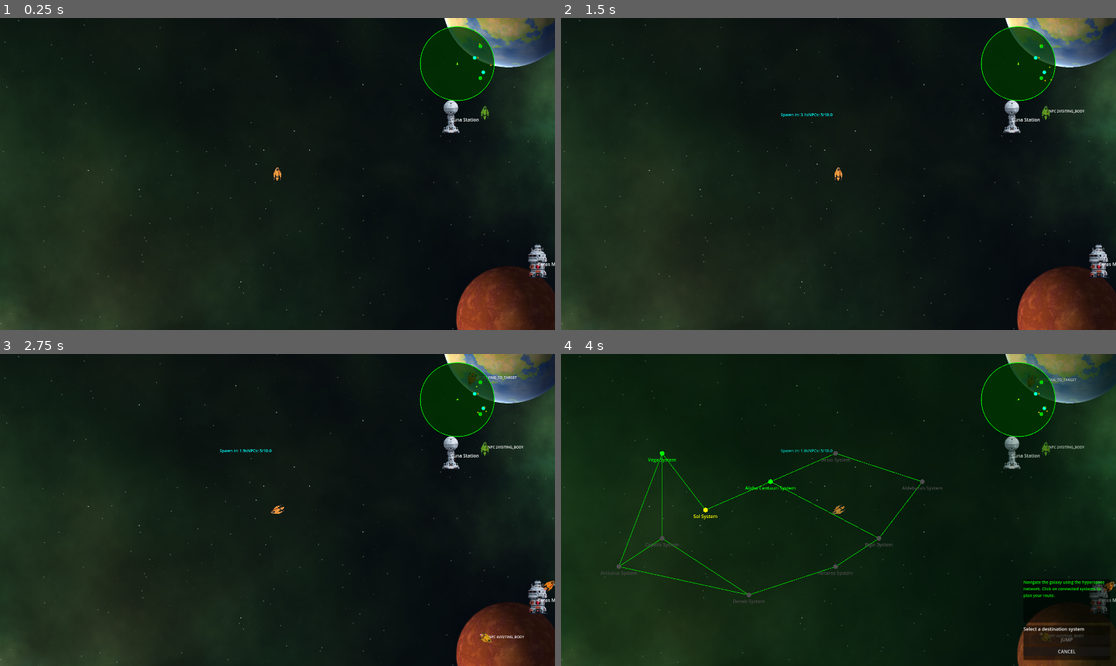
Above: before the commit, frames 1-4 (two rows, left to right).
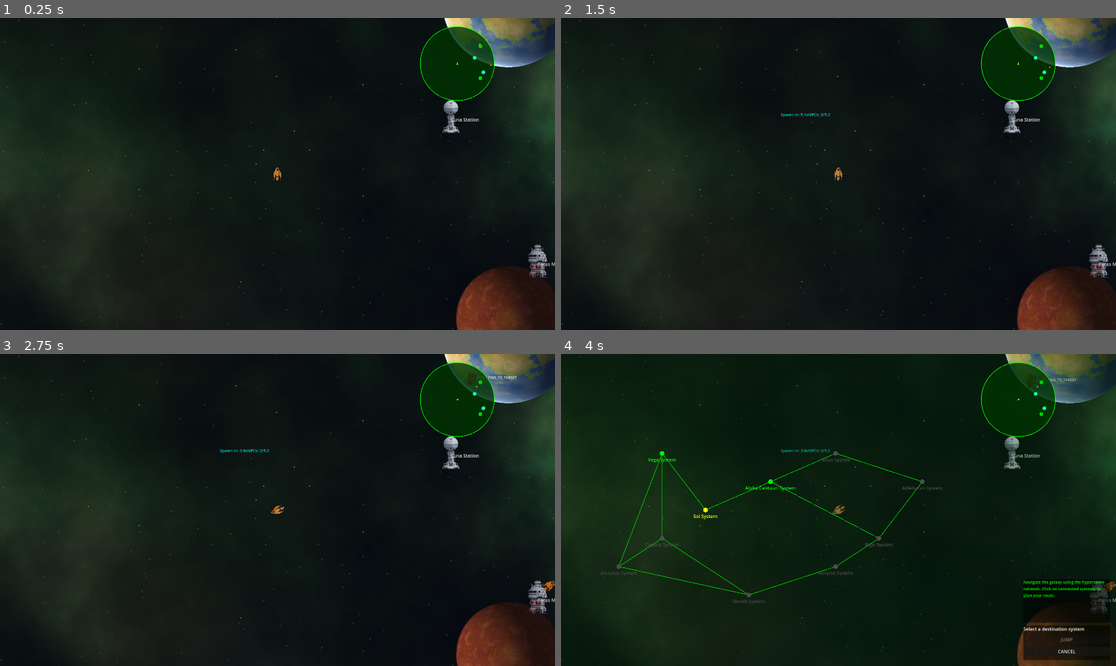
Above: after the commit, the same moments.

Repository: krets/GN_Prototype
Game: Godot game, scene res://scenes/Main.tscn
The game is run twice, just before and just after one commit, with the same random seed, the same clock (stepped at 60 frames per second) and the same inputs.
Inputs (mouse positions are in pixels of both pictures, inside the frame that each line leads up to):
- Up to frame 1 (0.25 s): no input
- Up to frame 2 (1.5 s): tap Enter (ui_accept) at 0.5, 0.77 s; move the mouse to (960, 158) at 0.52 s; hold Right (turn_right) 0.53-1.25 s; hold H (hyperspace) 0.53-1.25 s; click (960, 158) at 0.67 s; click "CANCEL" at 1.25 s
- Up to frame 3 (2.75 s): move the mouse to (166, 525) at 2.02 s; hold Left (turn_left) from 2.03 s (still down); tap Space (interact) at 2.1 s; tap Enter (ui_accept) at 2.27 s
- Up to frame 4 (4 s): move the mouse to (894, 441) at 2.77 s; release Left (turn_left) at 2.78 s; hold Right (turn_right) 2.78-3.53 s; hold H (hyperspace) 2.78-3.53 s; tap Enter (ui_accept) at 3.5, 3.77 s; move the mouse to (838, 510) at 3.52 s; hold Up (thrust) from 3.53 s (still down); tap Space (interact) at 3.6 s; click (838, 510) at 3.67 s

The runs differ from the first frame. In frame 1, 3.4% of the frame differs, in the area x 0-100%, y 0-100%; in frame 2, 3.5%; in frame 3, 3.6%; in frame 4, 1.7%.

Commit message:
Some tuning of planets and playing with nebulas
Now a lot of planets have new animation looks, a bit experimental but fun.

Diff:
--- a/data/universe.json
+++ b/data/universe.json
@@ -7,8 +7,8 @@
 	  "background": "res://backgrounds/sol_nebula.png",
 	  "connections": ["alpha_centauri", "vega_system"],
 	  "traffic": {
-		"spawn_frequency": 3.0,
-		"max_npcs": 10,
+		"spawn_frequency": 5.0,
+		"max_npcs": 5,
 		"spawn_frequency_variance": 3.0,
 		"npc_config": {
 		  "thrust_power": 520.0,
@@ -43,44 +43,59 @@
 		  "animations": {
 			"uv_offset_x": {
 			  "type": "linear",
-			  "rate": 0.02
+			  "rate": 0.01
 			},
 			"cloud_offset_x": {
 			  "type": "linear",
-			  "rate": 0.025
+			  "rate": 0.015
 			},
 			"rim_light_intensity": {
 			  "type": "sine",
 			  "rate": 2.0,
+			  "amplitude": 0.2
+			}
+		  }
+		},
+		{
+		  "id": "luna",
+		  "name": "Luna Station",
+		  "type": "station",
+		  "description": "Earth's moon mining facility",
+		  "position": { "x": 600, "y": -200 },
+		  "sprite": "res://sprites/stations/luna_station.png",
+		  "can_land": true,
+		  "services": ["outfitter", "commodity_exchange"],
+		  "government": "confederation",
+		  "tech_level": 4,
+		  "population": 50000
+		},
+		{
+		  "id": "mars",
+		  "name": "Mars",
+		  "type": "planet",
+		  "description": "The red planet, now a bustling colony world",
+		  "position": { "x": 800, "y": 500 },
+		  "scale": 0.8,
+		  "can_land": true,
+		  "services": ["shipyard", "outfitter", "commodity_exchange", "mission_computer"],
+		  "government": "confederation",
+		  "tech_level": 4,
+		  "population": 8000000000,
+		  "animations": {
+			"uv_offset_x": {
+			  "type": "linear",
+			  "rate": 0.012
+			},
+			"cloud_offset_x": {
+			  "type": "linear",
+			  "rate": 0.017
+			},
+			"rim_light_intensity": {
+			  "type": "sine",
+			  "rate": 3.0,
 			  "amplitude": 0.1
 			}
 		  }
-		},
-		{
-		  "id": "luna",
-		  "name": "Luna Station",
-		  "type": "station",
-		  "description": "Earth's moon mining facility",
-		  "position": { "x": 600, "y": -200 },
-		  "sprite": "res://sprites/stations/luna_station.png",
-		  "can_land": true,
-		  "services": ["outfitter", "commodity_exchange"],
-		  "government": "confederation",
-		  "tech_level": 4,
-		  "population": 50000
-		},
-		{
-		  "id": "mars",
-		  "name": "Mars",
-		  "type": "planet",
-		  "description": "The red planet, now a bustling colony world",
-		  "position": { "x": 800, "y": 500 },
-		  "scale": 0.8,
-		  "can_land": true,
-		  "services": ["shipyard", "outfitter", "commodity_exchange", "mission_computer"],
-		  "government": "confederation",
-		  "tech_level": 4,
-		  "population": 100000000
 		},
 		{
 		  "id": "asteroid_belt",
@@ -127,8 +142,54 @@
 	  },
 	  "celestial_bodies": [
 		{
+		  "id": "new_geneva",
+		  "name": "New Geneva",
+		  "type": "planet",
+		  "description": "A terraformed world orbiting Proxima Centauri",
+		  "position": { "x": 1000, "y": 800 },
+		  "scale": 1.1,
+		  "can_land": true,
+		  "services": ["shipyard", "outfitter", "commodity_exchange", "mission_computer"],
+		  "government": "confederation",
+		  "tech_level": 4,
+		  "population": 8000000000,
+		  "animations": {
+			"uv_offset_x": {
+			  "type": "linear",
+			  "rate": -0.15
+			},
+			"uv_offset_y": {
+			  "type": "linear",
+			  "rate": -0.1
+			},
+			"river_strength": {
+			  "type": "sine",
+			  "rate": 6.0,
+			  "amplitude": 1
+			},
+			"sphere_strength": {
+			  "type": "sine",
+			  "rate": 7.0,
+			  "amplitude": 5
+			}
+		  }
+		},
+		{
+		  "id": "centauri_station",
+		  "name": "Centauri Gate",
+		  "type": "station",
+		  "description": "The jump gate station linking Sol and Centauri",
+		  "position": { "x": 0, "y": 0 },
+		  "sprite": "res://sprites/stations/jump_gate.png",
+		  "can_land": true,
+		  "services": ["outfitter", "commodity_exchange", "bar"],
+		  "government": "confederation",
+		  "tech_level": 5,
+		  "population": 75000
+		},
+		{
 		  "id": "proxima_b",
-		  "name": "New Geneva",
+		  "name": "Proxima B",
 		  "type": "planet",
 		  "description": "A terraformed world orbiting Proxima Centauri",
 		  "position": { "x": -1200, "y": 800 },
@@ -137,20 +198,26 @@
 		  "services": ["shipyard", "outfitter", "commodity_exchange", "mission_computer"],
 		  "government": "confederation",
 		  "tech_level": 4,
-		  "population": 50000000
-		},
-		{
-		  "id": "centauri_station",
-		  "name": "Centauri Gate",
-		  "type": "station",
-		  "description": "The jump gate station linking Sol and Centauri",
-		  "position": { "x": 0, "y": 0 },
-		  "sprite": "res://sprites/stations/jump_gate.png",
-		  "can_land": true,
-		  "services": ["outfitter", "commodity_exchange", "bar"],
-		  "government": "confederation",
-		  "tech_level": 5,
-		  "population": 75000
+		  "population": 8000000000,
+		  "animations": {
+			"uv_offset_x": {
+			  "type": "linear",
+			  "rate": -0.01
+			},
+			"cloud_offset_x": {
+			  "type": "linear",
+			  "rate": 0.02
+			},
+			"cloud_offset_y": {
+			  "type": "linear",
+			  "rate": 0.025
+			},
+			"cloud_sharpness": {
+			  "type": "sine",
+			  "rate": 0.3,
+			  "amplitude": 0.1
+			}
+		  }
 		},
 		{
 		  "id": "alpha_centauri_b",
@@ -195,7 +262,36 @@
 		  "services": ["outfitter", "commodity_exchange"],
 		  "government": "independent",
 		  "tech_level": 3,
-		  "population": 2000000
+		  "population": 8000000000,
+		  "animations": {
+			"uv_offset_x": {
+			  "type": "linear",
+			  "rate": 0.01
+			},
+			"uv_offset_y": {
+			  "type": "linear",
+			  "rate": -0.02
+			},
+			"cloud_offset_x": {
+			  "type": "linear",
+			  "rate": 0.02
+			},
+			"rim_light_intensity": {
+			  "type": "sine",
+			  "rate": 1,
+			  "amplitude": 1
+			},
+			"light_intensity": {
+			  "type": "sine",
+			  "rate": 1,
+			  "amplitude": 1
+			},
+			"warp_strength": {
+			  "type": "sine",
+			  "rate": 0.05,
+			  "amplitude": 0.2
+			}
+		  }
 		},
 		{
 		  "id": "vega_station",
@@ -285,7 +381,26 @@
 		  "services": ["commodity_exchange", "mission_computer"],
 		  "government": "confederation",
 		  "tech_level": 4,
-		  "population": 80000000
+		  "population": 100000000,
+		  "animations": {
+			"uv_offset_x": {
+			  "type": "linear",
+			  "rate": 0.01
+			},
+			"cloud_offset_x": {
+			  "type": "linear",
+			  "rate": 0.02
+			},
+			"cloud_offset_y": {
+			  "type": "linear",
+			  "rate": 0.025
+			},
+			"continent_threshold": {
+			  "type": "sine",
+			  "rate": 1,
+			  "amplitude": 0.01
+			}
+		  }
 		}
 	  ]
 	},
--- a/project.godot
+++ b/project.godot
@@ -23,7 +23,6 @@
 
 window/size/viewport_width=1920
 window/size/viewport_height=1080
-window/size/resizable=false
 
 [input]
 
--- a/scenes/Main.tscn
+++ b/scenes/Main.tscn
@@ -1,13 +1,179 @@
-[gd_scene load_steps=7 format=3 uid="uid://bxvy6rfv2kbi4"]
+[gd_scene load_steps=8 format=3 uid="uid://bxvy6rfv2kbi4"]
 
 [ext_resource type="PackedScene" uid="uid://bs2vv8mki25h1" path="res://scenes/SystemScene.tscn" id="1_rvslj"]
 [ext_resource type="PackedScene" uid="uid://el1ywym68otq" path="res://scenes/PlayerShip.tscn" id="2_0bbpv"]
 [ext_resource type="Script" uid="uid://uojwd2ka5uy1" path="res://scripts/UIController.gd" id="3_0bbpv"]
 [ext_resource type="PackedScene" uid="uid://dx1xspawun6rt" path="res://scenes/HyperspaceMap.tscn" id="4_rarhs"]
-[ext_resource type="Shader" uid="uid://itkpgcikqib5" path="res://shaders/nebulaShader_Stage08.gdshader" id="5_vcsgt"]
+
+[sub_resource type="Shader" id="Shader_rarhs"]
+code = "shader_type canvas_item;
+
+// Resolution scaling
+uniform float resolution_scale : hint_range(0.25, 1.0) = 0.5;
+
+// Base Shape Controls
+uniform float base_scale : hint_range(0.5, 8.0) = 3.0;
+uniform float base_density : hint_range(0.0, 1.0) = 0.6;
+uniform float base_softness : hint_range(0.0, 3.0) = 0.5;
+uniform float base_octaves : hint_range(1.0, 6.0) = 6.0;
+uniform float base_lacunarity : hint_range(0.1, 10.0) = 2.75;
+uniform float base_gain : hint_range(0.1, 0.9) = 0.5;
+
+// Internal Structure Controls
+uniform float structure_scale : hint_range(0.5, 20.0) = 10.0;
+uniform float structure_strength : hint_range(0.0, 2.0) = 0.75;
+uniform float structure_contrast : hint_range(0.1, 10.0) = 1.25;
+uniform float structure_octaves : hint_range(1.0, 6.0) = 3.0;
+uniform float structure_lacunarity : hint_range(0.1, 10.0) = 2.0;
+uniform float structure_gain : hint_range(0.1, 0.9) = 0.5;
+
+// Wispy Details
+uniform float wispy_scale : hint_range(0.0, 50.0) = 8.0;
+uniform float wispy_strength : hint_range(0.0, 2.0) = 0.5;
+uniform float wispy_octaves : hint_range(1.0, 6.0) = 6.0;
+uniform float wispy_lacunarity : hint_range(0.1, 10.0) = 2.0;
+uniform float wispy_gain : hint_range(0.1, 0.9) = 0.5;
+
+// Edge Controls
+uniform float edge_falloff : hint_range(0.1, 10.0) = 1.5;
+uniform float edge_irregularity : hint_range(0.0, 10.0) = 4.0;
+uniform float hard_edge_mix : hint_range(0.0, 1.0) = 0.0;
+
+// Colors for different layers
+uniform vec4 nebula_base_color : source_color = vec4(0.1, 0.2, 0.6, 1.0);
+uniform vec4 structure_color : source_color = vec4(0.8, 0.3, 0.5, 1.0);
+uniform vec4 wispy_color : source_color = vec4(0.3, 0.5, 0.9, 1.0);
+uniform vec4 edge_color : source_color = vec4(0.2, 0.5, 0.8, 1.0);
+
+// Color Blending
+uniform float color_blend_smoothness : hint_range(0.1, 5.0) = 1.0;
+uniform float overall_brightness : hint_range(0.0, 5.0) = 1.0;
+
+// Basic noise function
+vec2 hash2(vec2 p) {
+    p = vec2(dot(p, vec2(127.1, 311.7)), dot(p, vec2(269.5, 183.3)));
+    return -1.0 + 2.0 * fract(sin(p) * 43758.5453123);
+}
+
+float noise(vec2 p) {
+    vec2 i = floor(p);
+    vec2 f = fract(p);
+    vec2 u = f * f * (3.0 - 2.0 * f);
+
+    return mix(mix(dot(hash2(i + vec2(0.0, 0.0)), f - vec2(0.0, 0.0)),
+                   dot(hash2(i + vec2(1.0, 0.0)), f - vec2(1.0, 0.0)), u.x),
+               mix(dot(hash2(i + vec2(0.0, 1.0)), f - vec2(0.0, 1.0)),
+                   dot(hash2(i + vec2(1.0, 1.0)), f - vec2(1.0, 1.0)), u.x), u.y);
+}
+
+// Enhanced FBM with configurable parameters
+float fbm_configurable(vec2 uv, float scale_mult, float oct, float lac, float g) {
+    float value = 0.0;
+    float amplitude = 0.5;
+    vec2 p = uv * scale_mult;
+
+    int max_octaves = int(oct);
+    for (int i = 0; i < max_octaves; i++) {
+        value += amplitude * noise(p);
+        amplitude *= g;
+        p *= lac;
+    }
+
+    return value * 0.5 + 0.5;
+}
+
+// Base nebula shape - irregular cloud
+float get_base_shape(vec2 uv) {
+    float base = fbm_configurable(uv, base_scale, base_octaves, base_lacunarity, base_gain);
+
+    // Make it more cloud-like with soft threshold
+    float shape = smoothstep(base_density - base_softness, base_density + base_softness, base);
+
+    // Add some overall falloff from center
+    vec2 center = uv - vec2(0.5);
+    float dist_falloff = 1.0 - smoothstep(0.2, 0.8, length(center) * edge_falloff);
+
+    return shape * dist_falloff;
+}
+
+// Internal structure - creates visible density variations
+float get_internal_structure(vec2 uv) {
+    float structure = fbm_configurable(uv + vec2(100.0, 50.0), structure_scale,
+                                      structure_octaves, structure_lacunarity, structure_gain);
+
+    // Apply contrast to make structure more visible
+    structure = pow(structure, 1.0 / structure_contrast);
+
+    return structure * structure_strength;
+}
+
+// Wispy details - fine tendrils and filaments
+float get_wispy_details(vec2 uv) {
+    float wispy = fbm_configurable(uv + vec2(200.0, 300.0), wispy_scale,
+                                  wispy_octaves, wispy_lacunarity, wispy_gain);
+
+    // Make wispy features more thread-like
+    wispy = abs(wispy - 0.5) * 2.0;
+    wispy = 1.0 - wispy;
+    wispy = pow(wispy, 3.0);
+
+    return wispy * wispy_strength;
+}
+
+// Edge irregularity
+float get_edge_variation(vec2 uv) {
+    if (edge_irregularity <= 0.0) return 1.0;
+
+    float edge_noise = fbm_configurable(uv + vec2(400.0, 500.0), base_scale * 2.0, 3.0, 2.0, 0.5);
+    edge_noise = (edge_noise - 0.5) * edge_irregularity + 1.0;
+
+    return clamp(edge_noise, 0.0, 2.0);
+}
+
+// Color mixing based on noise layers
+vec3 mix_nebula_colors(float base, float structure, float wispy, float edge_var) {
+    vec3 color = nebula_base_color.rgb;
+
+    float structure_mix = smoothstep(0.3, 0.7, structure) * color_blend_smoothness;
+    color = mix(color, structure_color.rgb, structure_mix);
+
+    float wispy_mix = smoothstep(0.4, 0.8, wispy) * color_blend_smoothness;
+    color = mix(color, wispy_color.rgb, wispy_mix);
+
+    float edge_mix = (1.0 - edge_var) * 0.3 * color_blend_smoothness;
+    color = mix(color, edge_color.rgb, edge_mix);
+
+    return color;
+}
+
+void fragment() {
+    // Scale UV coordinates to effectively lower resolution
+    vec2 uv = floor(UV * resolution_scale * 2048.0) / (resolution_scale * 2048.0);
+
+    // Generate nebula
+    float base_shape = get_base_shape(uv);
+    float structure = get_internal_structure(uv);
+    float wispy = get_wispy_details(uv);
+    float edge_var = get_edge_variation(uv);
+
+    float combined_density = base_shape + (structure * base_shape) + (wispy * base_shape);
+    combined_density = clamp(combined_density, 0.0, 1.0);
+    combined_density *= edge_var;
+
+    float soft_alpha = combined_density;
+    float hard_alpha = step(0.1, combined_density);
+    float final_alpha = mix(soft_alpha, hard_alpha, hard_edge_mix);
+
+    vec3 final_color = mix_nebula_colors(base_shape, structure, wispy, edge_var);
+
+    // Apply brightness
+    final_color *= overall_brightness * final_alpha;
+
+    COLOR = vec4(final_color, final_alpha);
+}"
 
 [sub_resource type="ShaderMaterial" id="ShaderMaterial_c01mt"]
-shader = ExtResource("5_vcsgt")
+shader = SubResource("Shader_rarhs")
 shader_parameter/resolution_scale = 0.5
 shader_parameter/base_scale = 3.051
 shader_parameter/base_density = 0.657
@@ -36,6 +202,36 @@
 shader_parameter/color_blend_smoothness = 0.741
 shader_parameter/overall_brightness = 0.628
 
+[sub_resource type="ShaderMaterial" id="ShaderMaterial_vcsgt"]
+shader = SubResource("Shader_rarhs")
+shader_parameter/resolution_scale = 0.5
+shader_parameter/base_scale = 3.051
+shader_parameter/base_density = 0.716
+shader_parameter/base_softness = 0.431
+shader_parameter/base_octaves = 6.0
+shader_parameter/base_lacunarity = 2.735
+shader_parameter/base_gain = 0.531
+shader_parameter/structure_scale = 8.547
+shader_parameter/structure_strength = 0.763
+shader_parameter/structure_contrast = 1.222
+shader_parameter/structure_octaves = 6.0
+shader_parameter/structure_lacunarity = 1.895
+shader_parameter/structure_gain = 0.478
+shader_parameter/wispy_scale = 8.0
+shader_parameter/wispy_strength = 0.474
+shader_parameter/wispy_octaves = 6.0
+shader_parameter/wispy_lacunarity = 2.058
+shader_parameter/wispy_gain = 0.528
+shader_parameter/edge_falloff = 1.702
+shader_parameter/edge_irregularity = 4.245
+shader_parameter/hard_edge_mix = 0.0
+shader_parameter/nebula_base_color = Color(0.462653, 0.524853, 0.551034, 1)
+shader_parameter/structure_color = Color(0.8, 0.3884, 0.296, 1)
+shader_parameter/wispy_color = Color(0.297, 0.76935, 0.9, 1)
+shader_parameter/edge_color = Color(0.3, 0.8, 0.2, 1)
+shader_parameter/color_blend_smoothness = 0.741
+shader_parameter/overall_brightness = 0.628
+
 [node name="Main" type="Node2D"]
 
 [node name="SystemScene" parent="." instance=ExtResource("1_rvslj")]
@@ -109,12 +305,12 @@
 pivot_offset = Vector2(1024, 1024)
 
 [node name="Parallax2D4" type="Parallax2D" parent="."]
-z_index = -99
-scroll_scale = Vector2(0.2, 0.2)
-
-[node name="Nebula07" type="ColorRect" parent="Parallax2D4"]
+z_index = 100
+scroll_scale = Vector2(1.1, 1.1)
+
+[node name="Nebula08" type="ColorRect" parent="Parallax2D4"]
 z_index = -90
-material = SubResource("ShaderMaterial_c01mt")
+material = SubResource("ShaderMaterial_vcsgt")
 offset_left = 7137.0
 offset_top = -9429.0
 offset_right = 7649.0
--- a/scenes/PlanetLibrary.tscn
+++ b/scenes/PlanetLibrary.tscn
@@ -304,18 +304,18 @@
 shader_parameter/continent_scale = 2.588
 shader_parameter/continent_threshold = 0.438
 shader_parameter/continent_sharpness = 0.322
-shader_parameter/continent_octaves = 6.548
+shader_parameter/continent_octaves = 6.0
 shader_parameter/continent_persistence = 0.582
 shader_parameter/ocean_depth = 0.508
 shader_parameter/warp_strength = 2.375e-07
 shader_parameter/warp_scale = 3.347
 shader_parameter/terrain_scale = 36.205
-shader_parameter/terrain_strength = 1.204
-shader_parameter/terrain_octaves = 5.774
+shader_parameter/terrain_strength = 1.25
+shader_parameter/terrain_octaves = 6.0
 shader_parameter/terrain_persistence = 2.035
-shader_parameter/terrain_softness = 0.2
-shader_parameter/detail_scale = 15.983
-shader_parameter/detail_strength = 0.449
+shader_parameter/terrain_softness = 0.312
+shader_parameter/detail_scale = 13.705
+shader_parameter/detail_strength = 0.363
 shader_parameter/detail_octaves = 13.042
 shader_parameter/mountain_threshold = 0.617
 shader_parameter/highland_threshold = 0.425
@@ -331,7 +331,7 @@
 shader_parameter/cloud_shadow_color = Color(0.561224, 0.493696, 0.696091, 1)
 shader_parameter/cloud_opacity = 1.0
 shader_parameter/cloud_shadow_strength = 0.757
-shader_parameter/cloud_offset_x = 0.0880001
+shader_parameter/cloud_offset_x = 0.375
 shader_parameter/cloud_offset_y = 0.0
 shader_parameter/river_scale = 11.24
 shader_parameter/river_strength = 0.546
